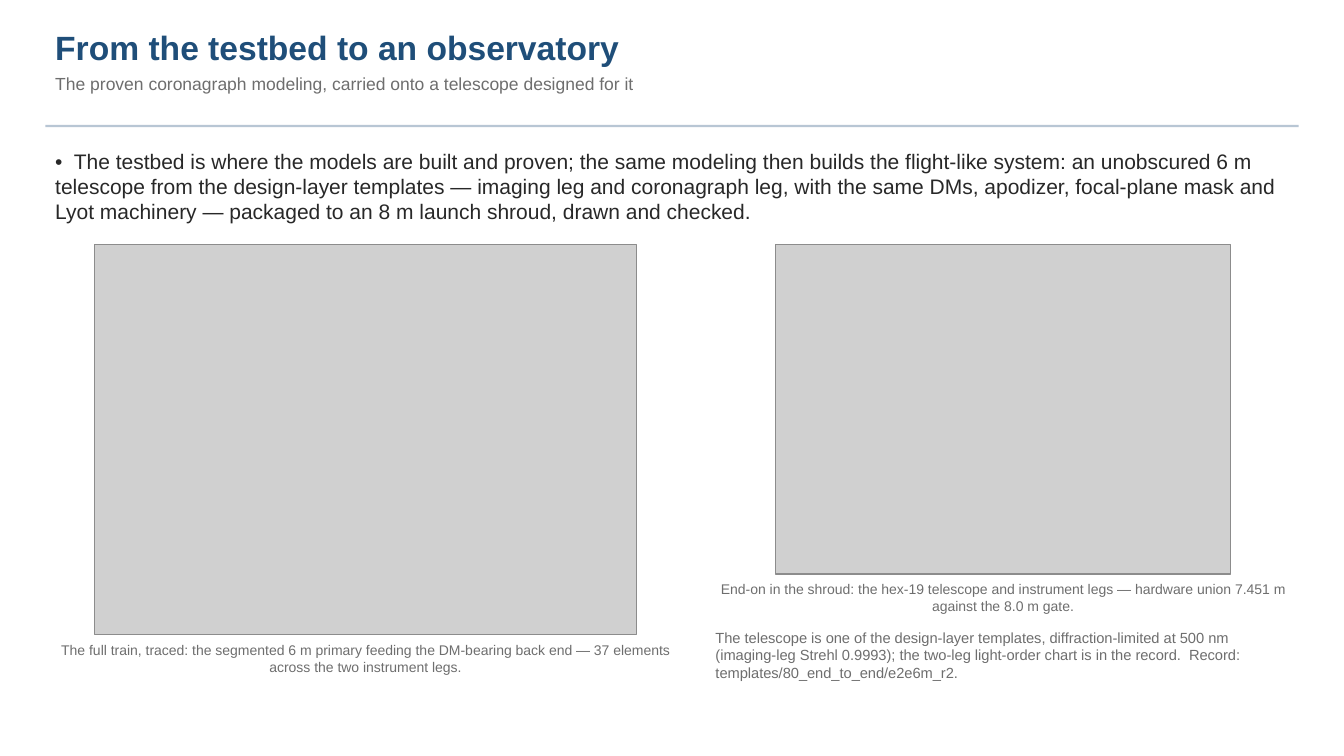
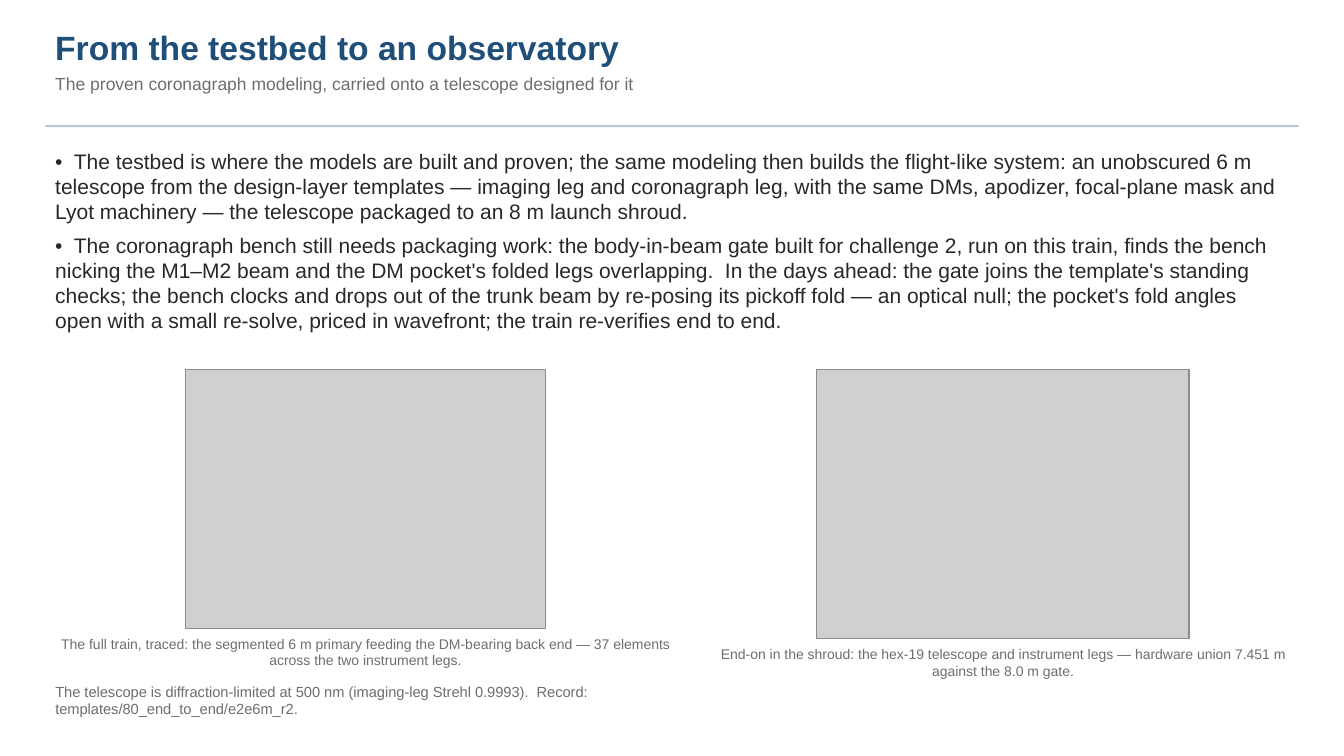
Before and after one commit to nasa-jpl/macos, a slide deck: slide 20 of demo_session/deck_keysight.pptx. Drawn at 1344x756 pixels with LibreOffice and Linux fonts; fonts in the diff are those of the drawing; grey boxes stand for pictures. Boxes give left, top, right and bottom in pixels: in the first picture for what was removed or moved away, otherwise in the second. Text is boxed around its words. In the diff, an @@ line names an element or a change of style, - is before the commit and + after.

```diff
--- a/demo_session/deck_keysight.pptx
+++ b/demo_session/deck_keysight.pptx
@@ text at bbox=[55, 153, 1275, 333]: text changed @@
-• The testbed is where the models are built and proven; the same modeling then builds the flight-like system: an unobscured 6 m telescope from the design-layer templates — imaging leg and coronagraph leg, with the same DMs, apodizer, focal-plane mask and Lyot machinery — packaged to an 8 m launch shroud, drawn and checked.
+• The testbed is where the models are built and proven; the same modeling then builds the flight-like system: an unobscured 6 m telescope from the design-layer templates — imaging leg and coronagraph leg, with the same DMs, apodizer, focal-plane mask and Lyot machinery — the telescope packaged to an 8 m launch shroud.
+• The coronagraph bench still needs packaging work: the body-in-beam gate built for challenge 2, run on this train, finds the bench nicking the M1–M2 beam and the DM pocket's folded legs overlapping. In the days ahead: the gate joins the template's standing checks; the bench clocks and drops out of the trunk beam by re-posing its pickoff fold — an optical null; the pocket's fold angles open with a small re-solve, priced in wavefront; the train re-verifies end to end.
@@ picture: place and size @@
-picture at bbox=[95, 245, 636, 635]
+picture at bbox=[186, 369, 545, 628]
@@ picture: place and size @@
-picture at bbox=[775, 245, 1231, 575]
+picture at bbox=[817, 369, 1189, 638]
@@ text "The full train, traced: the ...": place and size @@
-text "The full train, traced: the ..." at bbox=[61, 645, 670, 675]
+text "The full train, traced: the ..." at bbox=[61, 639, 670, 668]
@@ text "End-on in the shroud: the ...": place and size @@
-text "End-on in the shroud: the ..." at bbox=[721, 584, 1286, 614]
+text "End-on in the shroud: the ..." at bbox=[721, 649, 1286, 679]
@@ text at bbox=[55, 686, 588, 717]: text changed @@
-The telescope is one of the design-layer templates, diffraction-limited at 500 nm (imaging-leg Strehl 0.9993); the two-leg light-order chart is in the record. Record: templates/80_end_to_end/e2e6m_r2.
+The telescope is diffraction-limited at 500 nm (imaging-leg Strehl 0.9993). Record: templates/80_end_to_end/e2e6m_r2.
```
Also in this commit, not shown: 1 other file.
